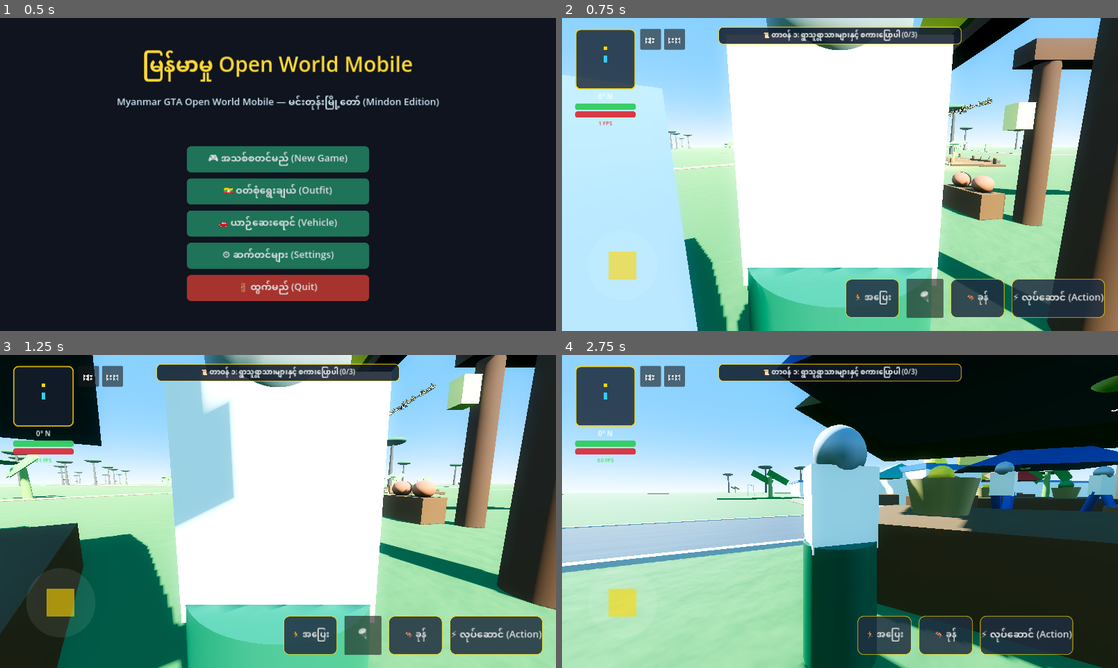
Above: before the commit, frames 1-4 (two rows, left to right).
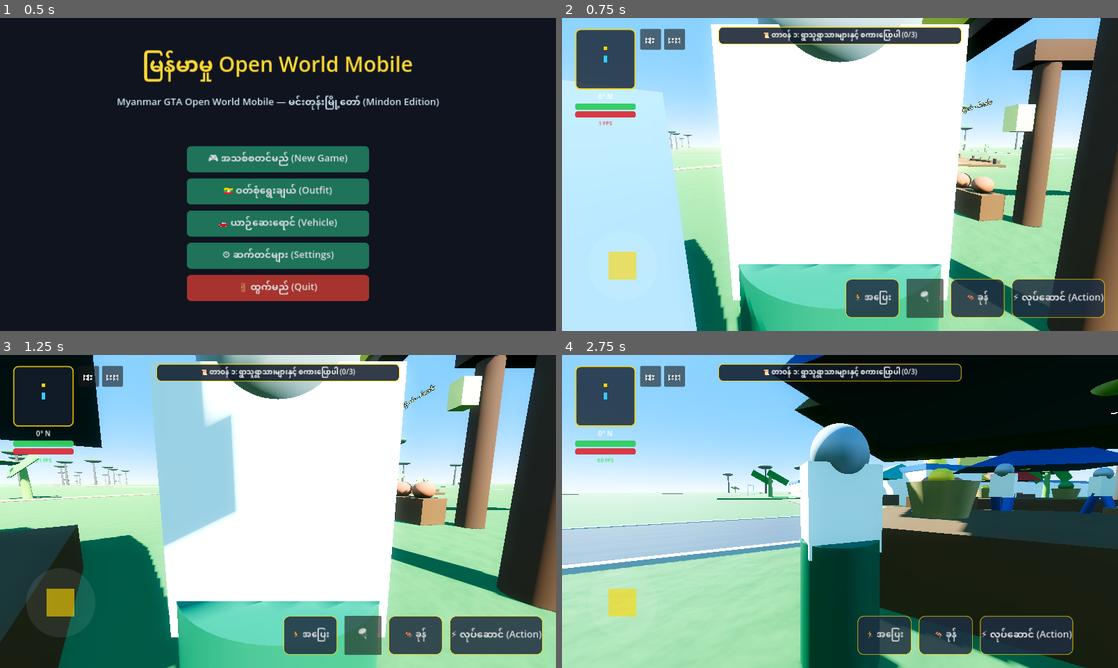
Above: after the commit, the same moments.

Repository: sudohlaingwin/gta-open-world
Game: Godot game, scene res://scenes/main_menu.tscn
The game is run twice, just before and just after one commit, with the same random seed, the same clock (stepped at 60 frames per second) and the same inputs.
Inputs (mouse positions are in pixels of both pictures, inside the frame that each line leads up to):
- Up to frame 1 (0.5 s): no input
- Up to frame 2 (0.75 s): click "🎮 အသစ်စတင်မည် (New Game)" at 0.5 s
- Up to frame 3 (1.25 s): no input
- Up to frame 4 (2.75 s): drag from (628, 611) to (895, 442) at 1.27 s; drag from (728, 527) to (812, 574) at 2.02 s

Frame 1 is identical in both runs. In frame 2, 7.9% of the frame differs, in the area x 0-97%, y 0-100%; in frame 3, 9.2%, in the area x 0-100%, y 0-100%; in frame 4, 6.0%.

Commit message:
feat(slice-173): Player Character 1:1 Scale (1.82m) and Aerial Tactical Parachute scaling overhaul

Diff:
--- a/scenes/player.tscn
+++ b/scenes/player.tscn
@@ -4,27 +4,27 @@
 [ext_resource type="Script" path="res://scripts/camera_orbit.gd" id="2_cam"]
 
 [sub_resource type="CapsuleShape3D" id="CapsuleShape3D_1"]
-radius = 0.4
-height = 1.8
+radius = 0.42
+height = 1.82
 
 [sub_resource type="SphereMesh" id="SphereMesh_head"]
-radius = 0.2
-height = 0.4
+radius = 0.22
+height = 0.44
 
 [sub_resource type="BoxMesh" id="BoxMesh_torso"]
-size = Vector3(0.5, 0.6, 0.3)
+size = Vector3(0.55, 0.65, 0.32)
 
 [sub_resource type="StandardMaterial3D" id="StandardMaterial3D_taikpon"]
 albedo_color = Color(0.96, 0.94, 0.90, 1)
 
 [sub_resource type="CylinderMesh" id="CylinderMesh_longyi"]
-top_radius = 0.28
-bottom_radius = 0.30
-height = 0.9
+top_radius = 0.3
+bottom_radius = 0.32
+height = 0.95
 
 [sub_resource type="SphereMesh" id="SphereMesh_parachute"]
-radius = 1.8
-height = 1.0
+radius = 2.1
+height = 1.2
 
 [sub_resource type="StandardMaterial3D" id="StandardMaterial3D_chute_fabric"]
 albedo_color = Color(0.9, 0.25, 0.15, 1)
@@ -38,39 +38,39 @@
 script = ExtResource("1_player")
 
 [node name="CollisionShape3D" type="CollisionShape3D" parent="."]
-transform = Transform3D(1, 0, 0, 0, 1, 0, 0, 0, 1, 0, 0.9, 0)
+transform = Transform3D(1, 0, 0, 0, 1, 0, 0, 0, 1, 0, 0.91, 0)
 shape = SubResource("CapsuleShape3D_1")
 
 [node name="VisualMesh" type="Node3D" parent="."]
 
 [node name="Head" type="MeshInstance3D" parent="VisualMesh"]
-transform = Transform3D(1, 0, 0, 0, 1, 0, 0, 0, 1, 0, 1.55, 0)
+transform = Transform3D(1, 0, 0, 0, 1, 0, 0, 0, 1, 0, 1.58, 0)
 mesh = SubResource("SphereMesh_head")
 
 [node name="ParachuteMesh" type="MeshInstance3D" parent="VisualMesh"]
-transform = Transform3D(1, 0, 0, 0, 1, 0, 0, 0, 1, 0, 2.6, 0)
+transform = Transform3D(1, 0, 0, 0, 1, 0, 0, 0, 1, 0, 2.9, 0)
 visible = false
 mesh = SubResource("SphereMesh_parachute")
 surface_material_override/0 = SubResource("StandardMaterial3D_chute_fabric")
 
 [node name="Torso" type="MeshInstance3D" parent="VisualMesh"]
-transform = Transform3D(1, 0, 0, 0, 1, 0, 0, 0, 1, 0, 1.15, 0)
+transform = Transform3D(1, 0, 0, 0, 1, 0, 0, 0, 1, 0, 1.18, 0)
 mesh = SubResource("BoxMesh_torso")
 surface_material_override/0 = SubResource("StandardMaterial3D_taikpon")
 
 [node name="Longyi" type="MeshInstance3D" parent="VisualMesh"]
-transform = Transform3D(1, 0, 0, 0, 1, 0, 0, 0, 1, 0, 0.45, 0)
+transform = Transform3D(1, 0, 0, 0, 1, 0, 0, 0, 1, 0, 0.48, 0)
 mesh = SubResource("CylinderMesh_longyi")
 surface_material_override/0 = SubResource("StandardMaterial3D_longyi")
 
 [node name="CameraPivot" type="Node3D" parent="."]
-transform = Transform3D(1, 0, 0, 0, 1, 0, 0, 0, 1, 0, 1.4, 0)
+transform = Transform3D(1, 0, 0, 0, 1, 0, 0, 0, 1, 0, 1.45, 0)
 script = ExtResource("2_cam")
 
 [node name="SpringArm3D" type="SpringArm3D" parent="CameraPivot"]
-spring_length = 2.4
+spring_length = 2.6
 margin = 0.2
 
 [node name="Camera3D" type="Camera3D" parent="CameraPivot/SpringArm3D"]
-transform = Transform3D(1, 0, 0, 0, 1, 0, 0, 0, 1, 0, 0, 2.4)
+transform = Transform3D(1, 0, 0, 0, 1, 0, 0, 0, 1, 0, 0, 2.6)
 current = true
Not shown, changed: COLLAB.md
